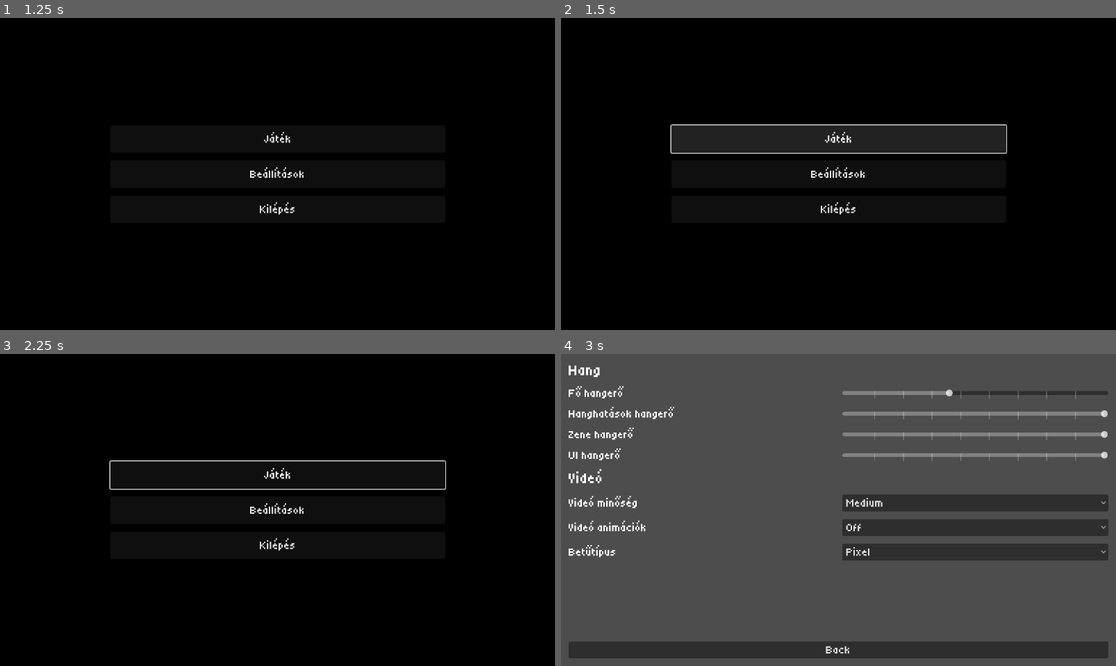
Above: before the commit, frames 1-4 (two rows, left to right).
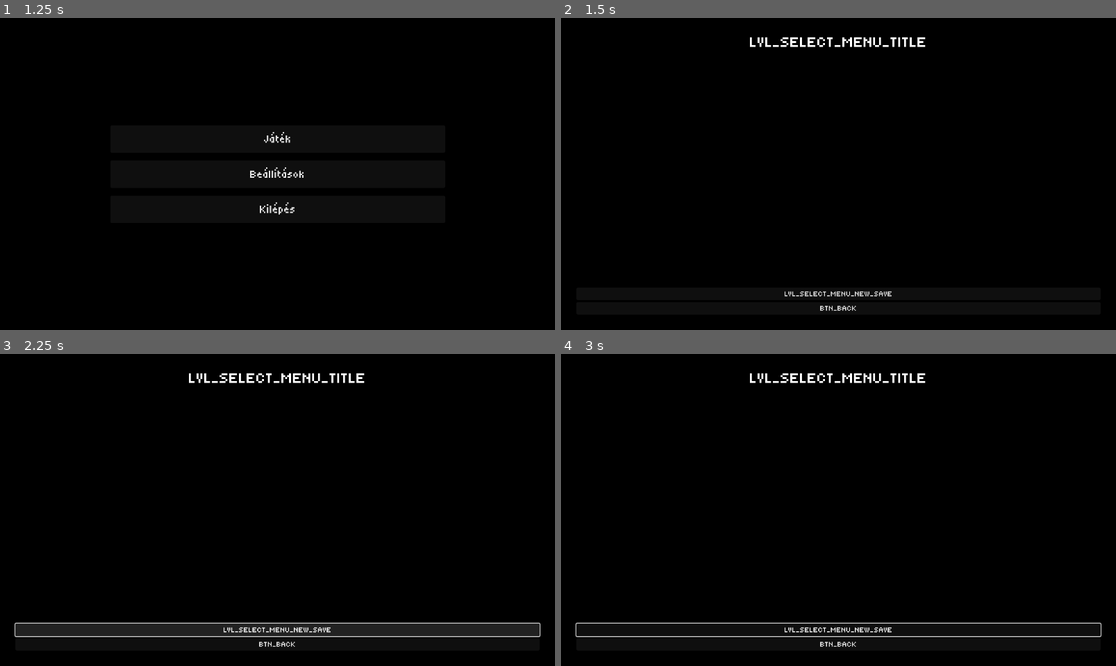
Above: after the commit, the same moments.

Repository: szsolt0/SzakGyak
Game: Godot game, scene res://scenes/menu/main_menu.tscn
The game is run twice, just before and just after one commit, with the same random seed, the same clock (stepped at 60 frames per second) and the same inputs. This scene is started directly instead of the project's main scene.
Inputs (mouse positions are in pixels of both pictures, inside the frame that each line leads up to):
- Up to frame 1 (1.25 s): click "Elfogad" at 0.5 s
- Up to frame 2 (1.5 s): click "Játék" at 1.25 s
- Up to frame 3 (2.25 s): click (277, 628) at 2 s, where only the run after the commit has a clickable "LVL_SELECT_MENU_NEW_SAVE"
- Up to frame 4 (3 s): click (838, 510) at 2.75 s, where only the run before the commit has a clickable "Beállítások"

Frame 1 is identical in both runs. In frame 2, 6.8% of the frame differs, in the area x 19-81%, y 6-94%; in frame 3, 6.1%; in frame 4, 100%, in the area x 0-100%, y 0-100%.

Commit message:
work on menu system

Diff:
--- a/scenes/menu/main_menu.gd
+++ b/scenes/menu/main_menu.gd
@@ -14,12 +14,12 @@
 	_load_translations()
 
 func _on_play_pressed() -> void:
-	# get_tree().change_scene_to_file("...")
-	print("start game")
+	get_tree().change_scene_to_file("res://scenes/menu/save_select_menu.tscn")
 
 
 func _on_settings_pressed() -> void:
-	get_tree().change_scene_to_file("res://scenes/menu/settings_menu.tscn")
+	var settings := preload("res://scenes/menu/settings_menu.tscn").instantiate()
+	add_child(settings)
 
 
 func _on_quit_pressed() -> void:
--- /dev/null
+++ b/scenes/menu/save_select_menu.gd
@@ -0,0 +1,23 @@
+# This script manages the Save Select UI.
+
+extends Control
+
+@onready var TITLE := $MarginContainer/VBoxContainer/Title
+@onready var NEW_SAVE_BTN := $MarginContainer/VBoxContainer/NewSave
+@onready var BACK_BTN := $MarginContainer/VBoxContainer/Back
+
+@onready var SAVE_LIST := $MarginContainer/VBoxContainer/ScrollContainer/SaveList
+
+
+
+func _load_translations() -> void:
+	TITLE.text = tr(&"LVL_SELECT_MENU_TITLE")
+	NEW_SAVE_BTN.text = tr(&"LVL_SELECT_MENU_NEW_SAVE")
+	BACK_BTN.text = tr(&"BTN_BACK")
+
+func _ready() -> void:
+	_load_translations()
+
+
+func _on_back_pressed() -> void:
+	get_tree().change_scene_to_file("res://scenes/menu/main_menu.tscn")
--- /dev/null
+++ b/scenes/menu/save_select_menu.tscn
@@ -0,0 +1,61 @@
+[gd_scene load_steps=2 format=3 uid="uid://cbah601xfsa6o"]
+
+[ext_resource type="Script" uid="uid://c31dwv1mcpiwx" path="res://scenes/menu/save_select_menu.gd" id="1_r4p8r"]
+
+[node name="SaveSelectMenu" type="Control"]
+layout_mode = 3
+anchors_preset = 15
+anchor_right = 1.0
+anchor_bottom = 1.0
+grow_horizontal = 2
+grow_vertical = 2
+script = ExtResource("1_r4p8r")
+metadata/_edit_lock_ = true
+
+[node name="ColorRect" type="ColorRect" parent="."]
+layout_mode = 1
+anchors_preset = 15
+anchor_right = 1.0
+anchor_bottom = 1.0
+grow_horizontal = 2
+grow_vertical = 2
+color = Color(0, 0, 0, 1)
+metadata/_edit_lock_ = true
+
+[node name="MarginContainer" type="MarginContainer" parent="."]
+layout_mode = 1
+anchors_preset = 15
+anchor_right = 1.0
+anchor_bottom = 1.0
+grow_horizontal = 2
+grow_vertical = 2
+theme_override_constants/margin_left = 32
+theme_override_constants/margin_top = 32
+theme_override_constants/margin_right = 32
+theme_override_constants/margin_bottom = 32
+metadata/_edit_lock_ = true
+
+[node name="VBoxContainer" type="VBoxContainer" parent="MarginContainer"]
+layout_mode = 2
+metadata/_edit_lock_ = true
+
+[node name="Title" type="Label" parent="MarginContainer/VBoxContainer"]
+layout_mode = 2
+theme_override_font_sizes/font_size = 32
+horizontal_alignment = 1
+vertical_alignment = 1
+
+[node name="ScrollContainer" type="ScrollContainer" parent="MarginContainer/VBoxContainer"]
+layout_mode = 2
+size_flags_vertical = 3
+
+[node name="SaveList" type="VBoxContainer" parent="MarginContainer/VBoxContainer/ScrollContainer"]
+layout_mode = 2
+
+[node name="NewSave" type="Button" parent="MarginContainer/VBoxContainer"]
+layout_mode = 2
+
+[node name="Back" type="Button" parent="MarginContainer/VBoxContainer"]
+layout_mode = 2
+
+[connection signal="pressed" from="MarginContainer/VBoxContainer/Back" to="." method="_on_back_pressed"]
--- a/scenes/menu/settings_menu.gd
+++ b/scenes/menu/settings_menu.gd
@@ -54,7 +54,7 @@
 
 func _on_back_pressed() -> void:
 	GameSettings.commit()
-	get_tree().change_scene_to_file("res://scenes/menu/main_menu.tscn")
+	get_parent().remove_child(self)
 
 
 func _on_video_quality_item_selected(index: int) -> void:
--- a/scenes/menu/settings_menu.tscn
+++ b/scenes/menu/settings_menu.tscn
@@ -10,6 +10,16 @@
 grow_horizontal = 2
 grow_vertical = 2
 script = ExtResource("1_qk8rs")
+
+[node name="ColorRect" type="ColorRect" parent="."]
+layout_mode = 1
+anchors_preset = 15
+anchor_right = 1.0
+anchor_bottom = 1.0
+grow_horizontal = 2
+grow_vertical = 2
+color = Color(0, 0, 0, 1)
+metadata/_edit_lock_ = true
 
 [node name="MarginContainer" type="MarginContainer" parent="."]
 layout_mode = 1
Not shown, added: scenes/menu/save_select_menu.gd.uid
